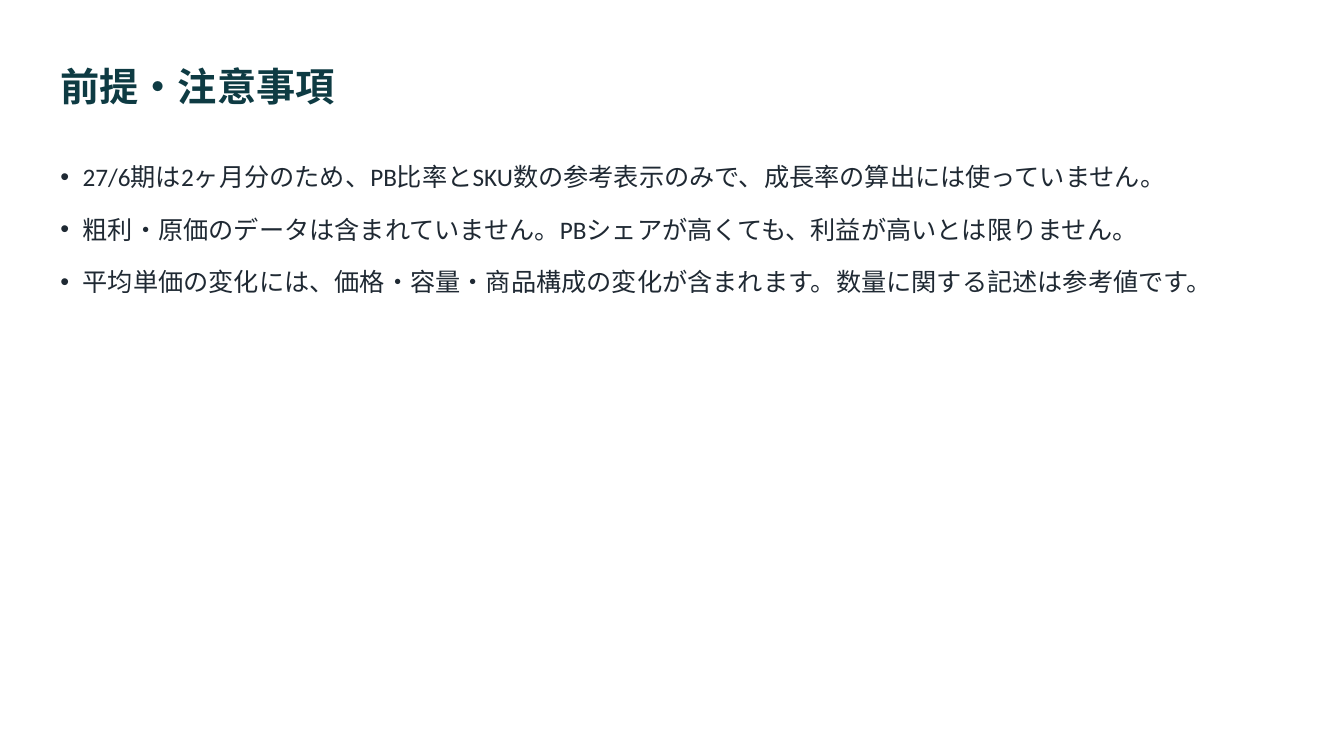
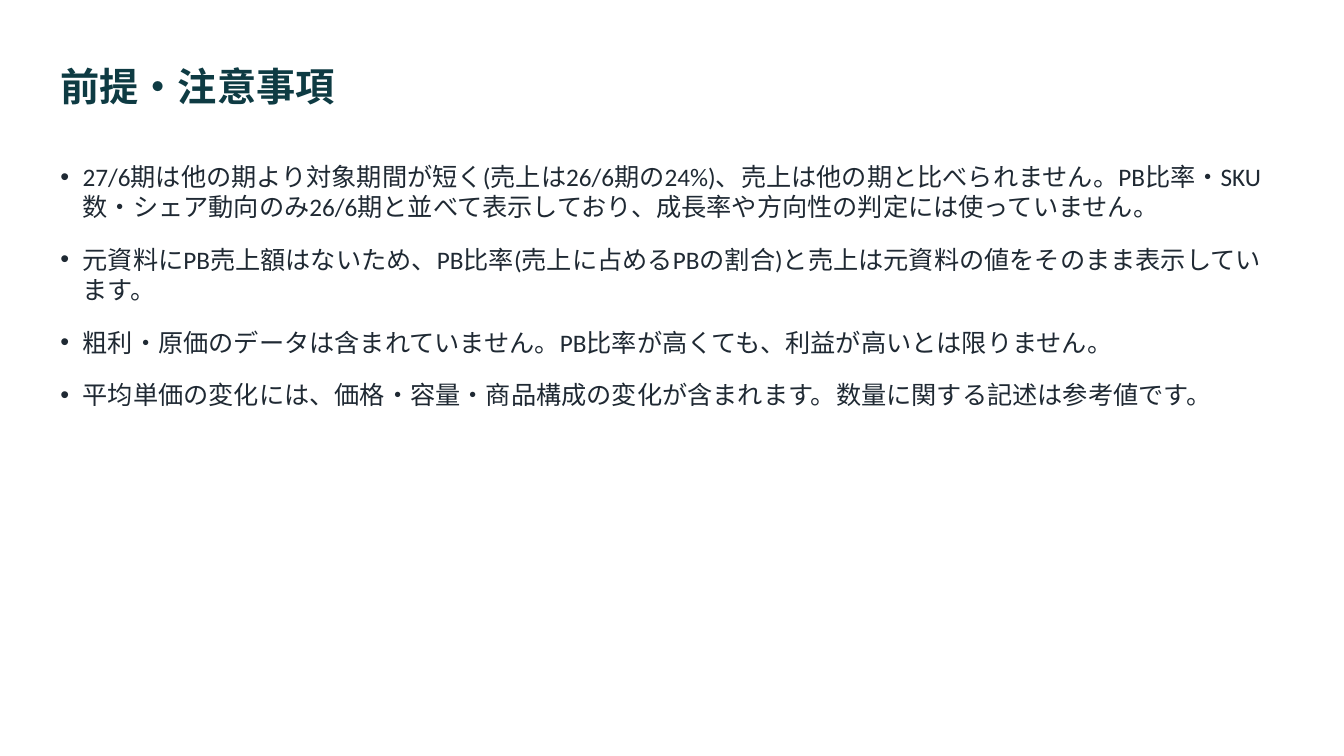
Before and after one commit to akhatri404/trial, a slide deck: slide 14 of 開発方向性 コミュニケーション資料2_PBレポート (2).pptx (slide 16 before the commit). Drawn at 1344x756 pixels with LibreOffice and Linux fonts; fonts in the diff are those of the drawing. Boxes give left, top, right and bottom in pixels: in the first picture for what was removed or moved away, otherwise in the second. Text is boxed around its words. In the diff, an @@ line names an element or a change of style, - is before the commit and + after.

```diff
--- a/開発方向性 コミュニケーション資料2_PBレポート (2).pptx
+++ b/開発方向性 コミュニケーション資料2_PBレポート (2).pptx
@@ text at bbox=[83, 165, 1261, 354]: text changed @@
-• 27/6期は2ヶ月分のため、PB比率とSKU数の参考表示のみで、成長率の算出には使っていません。
-• 粗利・原価のデータは含まれていません。PBシェアが高くても、利益が高いとは限りません。
+• 27/6期は他の期より対象期間が短く(売上は26/6期の24%)、売上は他の期と比べられません。PB比率・SKU数・シェア動向のみ26/6期と並べて表示しており、成長率や方向性の判定には使っていません。
+• 元資料にPB売上額はないため、PB比率(売上に占めるPBの割合)と売上は元資料の値をそのまま表示しています。
+• 粗利・原価のデータは含まれていません。PB比率が高くても、利益が高いとは限りません。
```
Also in this commit, not shown: 11 other slides changed, 2 slides added, 4 slides removed, 2 other files.
